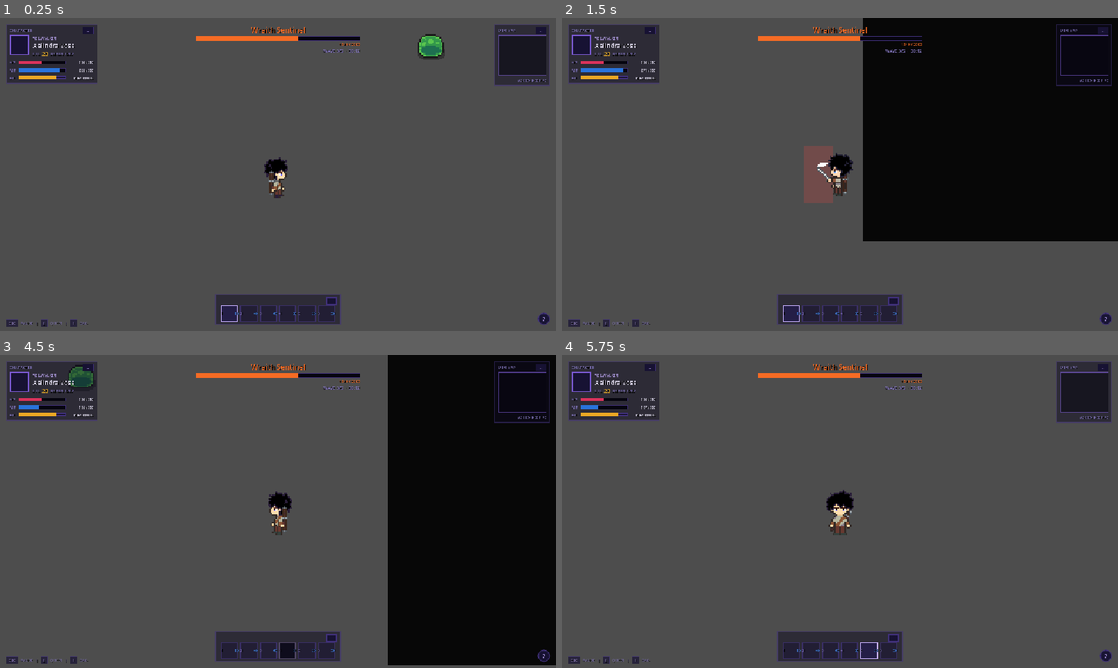
Above: before the commit, frames 1-4 (two rows, left to right).
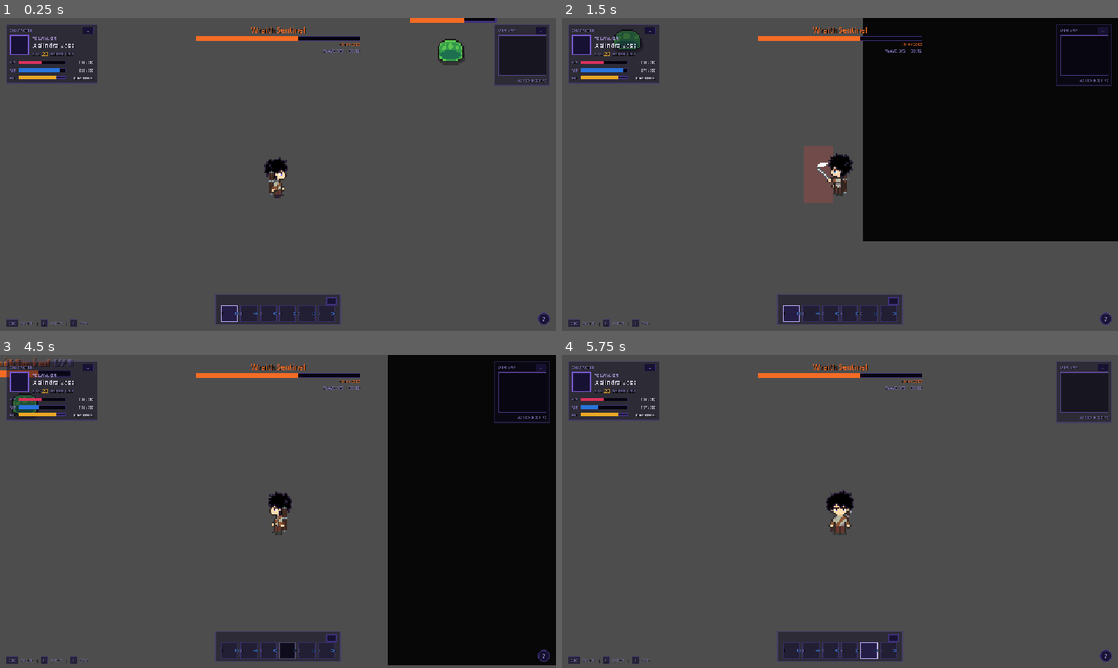
Above: after the commit, the same moments.

Repository: smymrr/Echeos-of-The-Veil
Game: Godot game, scene res://scenes/main.tscn
The game is run twice, just before and just after one commit, with the same random seed, the same clock (stepped at 60 frames per second) and the same inputs.
Inputs (mouse positions are in pixels of both pictures, inside the frame that each line leads up to):
- Up to frame 1 (0.25 s): no input
- Up to frame 2 (1.5 s): tap Enter at 0.5 s; move the mouse to (962, 158) at 0.52 s; hold D (move_right) 0.53-1.28 s; tap Q (dash) at 0.6 s; move the mouse to (728, 190) at 1.27 s; hold S (move_down) from 1.28 s (still down); click (728, 190) at 1.35 s
- Up to frame 3 (4.5 s): move the mouse to (333, 442) at 2.02 s; release S (move_down) at 2.03 s; hold D (move_right) 2.03-2.78 s; tap one key every 0.75 s from 2.1 s: 1 2 3 4; move the mouse to (250, 574) at 2.77 s; hold W (move_up) 2.78-3.53 s; move the mouse to (444, 558) at 3.52 s; hold A (move_left) from 3.53 s (still down); move the mouse to (111, 464) at 4.27 s
- Up to frame 4 (5.75 s): move the mouse to (867, 511) at 5.02 s; release A (move_left) at 5.03 s; hold S (move_down) from 5.03 s (still down); tap 5 at 5.1 s

The runs differ from the first frame. In frame 1, 0.9% of the frame differs, in the area x 73-90%, y 0-16%; in frame 2, 0.2%; in frame 3, 0.6%; in frame 4, nothing differs.

Commit message:
puill up lost quest folder and restore slime raycast feature

Diff:
--- a/scripts/enemy/slime/slime.gd
+++ b/scripts/enemy/slime/slime.gd
@@ -13,6 +13,7 @@
 @onready var knockback_decay: float = 15.0
 @onready var sprite: AnimatedSprite2D = $"Sprite"
 @onready var hitbox: Area2D = $"Hitbox"
+@onready var line_of_sight: RayCast2D = get_node_or_null("LineOfSight2D")
 
 var attack_tween: Tween
 
@@ -36,12 +37,18 @@
 	target_roam_pos = home_position
 	# Langsung mulai roaming begitu game dimuat
 	_set_new_roam_target()
+	if not line_of_sight:
+		print("ERROR: Node LineOfSight2D tidak ditemukan!")
 
 func _physics_process(delta: float) -> void:
 	if not is_alive:
 		return
 
 	var target_position = Vector2.ZERO
+
+	# Update arah RayCast ke posisi player saat player terdeteksi dalam area
+	if is_instance_valid(player) and line_of_sight:
+		line_of_sight.target_position = line_of_sight.to_local(player.global_position)
 
 	# Menentukan target berdasarkan status saat ini
 	match current_state:
@@ -51,25 +58,42 @@
 			if global_position.distance_to(target_roam_pos) < 5.0:
 				_set_new_roam_target()
 
+			# Jika player masuk area DAN terlihat oleh RayCast, ubah state jadi CHASING
+			if is_instance_valid(player) and _is_player_visible():
+				current_state = State.CHASING
+				print("Musuh mulai MENGEJAR!")
+
 		State.CHASING:
-			if player:
+			print("chasing")
+			if is_instance_valid(player):
 				target_position = player.global_position
 				if can_attack and hitbox.overlaps_body(player):
 					current_state = State.ATTACKING
+				# Jika pandangan terhalang tembok / player tidak terlihat lagi
+				elif not _is_player_visible():
+					current_state = State.RETURNING
+					print("Player terhalang/hilang, musuh KEMBALI.")
 			else:
 				# Cadangan jika player hilang
+				player = null
 				current_state = State.RETURNING
+
 		State.RETURNING:
 			target_position = home_position
+			# Jika melihat player kembali saat perjalanan pulang
+			if is_instance_valid(player) and _is_player_visible():
+				current_state = State.CHASING
 			# Jika sudah kembali dekat posisi asal, kembali roaming
-			if global_position.distance_to(home_position) < 5.0:
+			elif global_position.distance_to(home_position) < 5.0:
 				global_position = home_position
 				current_state = State.ROAMING
 				_set_new_roam_target()
+
 		State.ATTACKING:
 			if can_attack:
 				_perform_attack()
 			target_position = global_position
+
 		State.KNOCKBACK:
 			target_position = global_position
 
@@ -86,12 +110,25 @@
 		# Kalau vector knockback sudah habis, lanjutkan roam/mengejar
 		if knockback_velocity.length_squared() < 100:
 			knockback_velocity = Vector2.ZERO
-			current_state = State.CHASING if player else State.ROAMING
+			current_state = State.CHASING if (is_instance_valid(player) and _is_player_visible()) else State.ROAMING
 
 	velocity = normal_velocity + knockback_velocity
 	_process_animation("move")
 
 	move_and_slide()
+
+func _is_player_visible() -> bool:
+	if not line_of_sight:
+		return false
+
+	if line_of_sight.is_colliding():
+		var collider = line_of_sight.get_collider()
+		if collider:
+			print("valid collider")
+			if collider.name == "Player":
+				print("player collider")
+				return true
+	return false
 
 func _perform_attack() -> void:
 	can_attack = false
@@ -150,7 +187,6 @@
 		if attack_cancelled:
 			can_attack = true
 			attack_cancelled = false
-
 			return false
 
 		await get_tree().process_frame
@@ -197,8 +233,14 @@
 
 func _death() -> void:
 	_cancel_attack_tween()
+
 	sprite.play("death")
 	is_alive = false
+	QuestManager.report("kill", "slime")
+
+	z_index = 0
+	set_collision_layer_value(3, false)
+
 	sprite.animation_finished.connect(_animation_finished)
 
 func _set_new_roam_target() -> void:
@@ -213,19 +255,24 @@
 	elif prefix == "move":
 		sprite.play(prefix)
 
-# --- HUBUNGKAN SINYAL INI DARI NODE Area2D ANDA ---
+# --- SINYAL DETEKSI AREA ---
 
 func _on_sight_body_entered(body: Node2D) -> void:
-	# Pastikan objek yang masuk adalah Player (masukkan player ke group "player")
-	if body.name == "Player":
+	if body.is_in_group("player") or body.name == "Player":
 		player = body
-		current_state = State.CHASING
+		print("Player terdeteksi masuk area!")
 
 func _on_sight_body_exited(body: Node2D) -> void:
 	if body == player:
 		player = null
-		# Ketika pemain keluar area deteksi, musuh kembali ke posisi asal dulu sebelum roaming lagi
 		current_state = State.RETURNING
+		print("Player keluar area!")
+
+func _on_area_2d_body_entered(body: Node2D) -> void:
+	_on_sight_body_entered(body)
+
+func _on_area_2d_body_exited(body: Node2D) -> void:
+	_on_sight_body_exited(body)
 
 func _on_hitbox_body_entered(body: Node2D) -> void:
 	if not is_alive or current_state == State.KNOCKBACK:
--- /dev/null
+++ b/scripts/enemy/slime/states.gd
@@ -0,0 +1,11 @@
+extends Node
+
+
+# Called when the node enters the scene tree for the first time.
+func _ready() -> void:
+	pass # Replace with function body.
+
+
+# Called every frame. 'delta' is the elapsed time since the previous frame.
+func _process(delta: float) -> void:
+	pass
--- /dev/null
+++ b/scripts/global/quest/quest.gd
@@ -0,0 +1,9 @@
+class_name Quest
+extends Resource
+
+@export var id: String = ""
+@export var title: String = ""
+@export_multiline var description: String = ""
+
+@export var objectives: Array[QuestObjective] = []
+@export var reward_gold: int = 0
--- /dev/null
+++ b/scripts/global/quest/quest_manager.gd
@@ -0,0 +1,41 @@
+extends Node
+
+signal quest_started(quest: Quest)
+signal quest_updated(quest: Quest)
+signal quest_completed(quest: Quest)
+
+var active: Dictionary = {}          # quest_id -> {"quest": Quest, "progress": Array[int]}
+var completed: Array[String] = []
+
+func start_quest(quest: Quest) -> void:
+	if active.has(quest.id) or quest.id in completed:
+		return
+	var progress: Array[int] = []
+	progress.resize(quest.objectives.size())
+	progress.fill(0)
+	active[quest.id] = {"quest": quest, "progress": progress}
+	quest_started.emit(quest)
+
+# Call this whenever something happens in the game
+func report(type: String, target_id: String, amount: int = 1) -> void:
+	for id in active.keys():
+		var entry = active[id]
+		var quest: Quest = entry.quest
+		var changed := false
+		for i in quest.objectives.size():
+			var obj := quest.objectives[i]
+			if obj.type == type and obj.target_id == target_id:
+				entry.progress[i] = min(entry.progress[i] + amount, obj.required)
+				changed = true
+		if changed:
+			quest_updated.emit(quest)
+			_check_complete(quest)
+
+func _check_complete(quest: Quest) -> void:
+	var progress = active[quest.id].progress
+	for i in quest.objectives.size():
+		if progress[i] < quest.objectives[i].required:
+			return
+	active.erase(quest.id)
+	completed.append(quest.id)
+	quest_completed.emit(quest)
--- /dev/null
+++ b/scripts/global/quest/quest_objective.gd
@@ -0,0 +1,7 @@
+class_name QuestObjective
+extends Resource
+
+@export var type: String = "kill"      # "kill", "collect", "talk"...
+@export var target_id: String = ""     # "slime", "apple", "old_man"
+@export var required: int = 1
+@export var description: String = ""
--- /dev/null
+++ b/scripts/global/quest/quest_objective.tres
@@ -0,0 +1,3 @@
+[gd_resource type="Resource" format=3 uid="uid://pfojpqacspoc"]
+
+[resource]
Not shown, added: scripts/enemy/slime/states.gd.uid
Not shown, added: scripts/global/quest/quest.gd.uid
Not shown, added: scripts/global/quest/quest_manager.gd.uid
Not shown, added: scripts/global/quest/quest_objective.gd.uid
